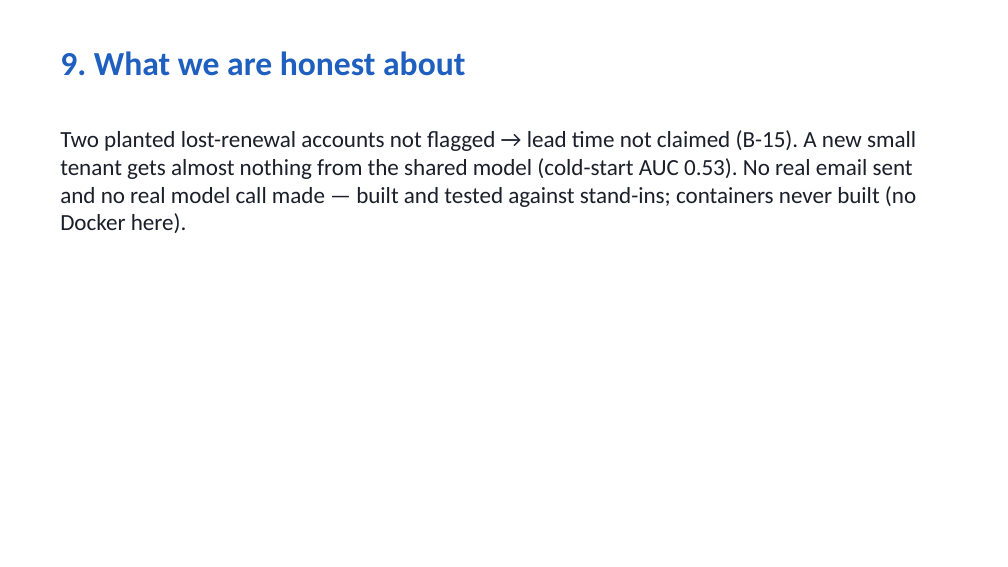
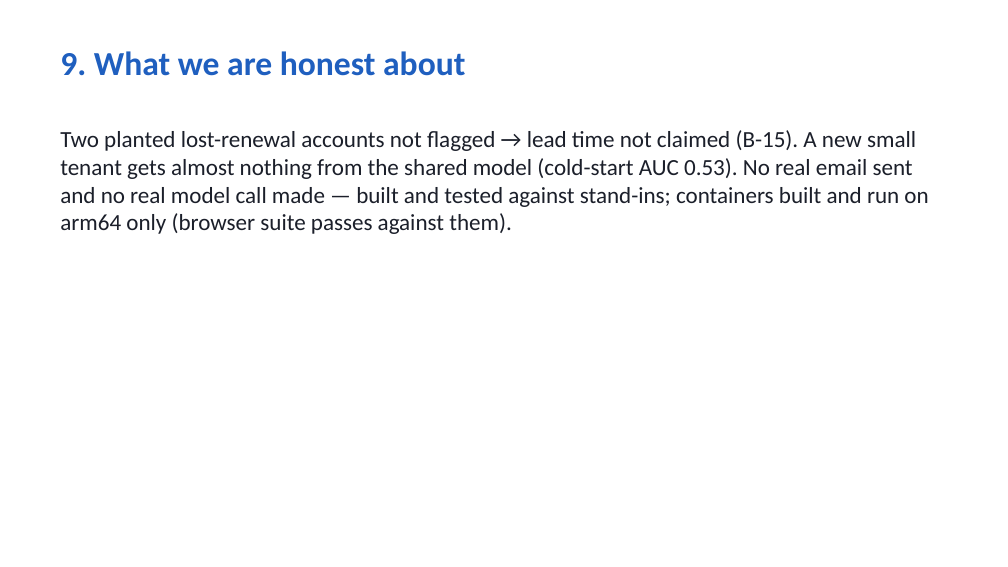
Before and after one commit to akhilpdas/fello-pulse, a slide deck: slide 10 of docs/Pulse_deck.pptx. Drawn at 1008x567 pixels with LibreOffice and Linux fonts; fonts in the diff are those of the drawing. Boxes give left, top, right and bottom in pixels: in the first picture for what was removed or moved away, otherwise in the second. Text is boxed around its words. In the diff, an @@ line names an element or a change of style, - is before the commit and + after.

```diff
--- a/docs/Pulse_deck.pptx
+++ b/docs/Pulse_deck.pptx
@@ text at box(60, 130, 928, 234): text changed @@
-Two planted lost-renewal accounts not flagged → lead time not claimed (B-15). A new small tenant gets almost nothing from the shared model (cold-start AUC 0.53). No real email sent and no real model call made — built and tested against stand-ins; containers never built (no Docker here).
+Two planted lost-renewal accounts not flagged → lead time not claimed (B-15). A new small tenant gets almost nothing from the shared model (cold-start AUC 0.53). No real email sent and no real model call made — built and tested against stand-ins; containers built and run on arm64 only (browser suite passes against them).
```
Also in this commit, not shown: 16 other files.
